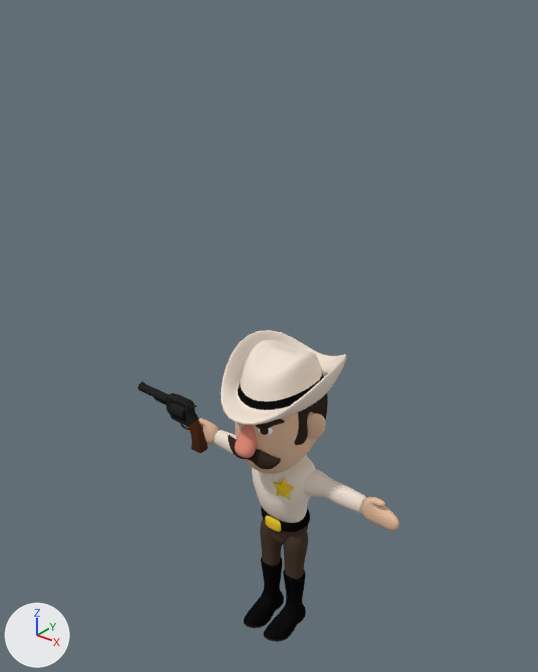
Two versions of the Blender file projectdocs/gfx_wip/blender/sheriff_02.blend, one commit apart.
Rendered twice from a 50 mm camera at (7.06, -9.18, 7.04) aimed at (-0.6, 0.4, 1.1). The lights are fixed; the arrows at lower left show +X, +Y and +Z.

In view in the first picture: 'Gun', 'Hat', 'Sheriff'.
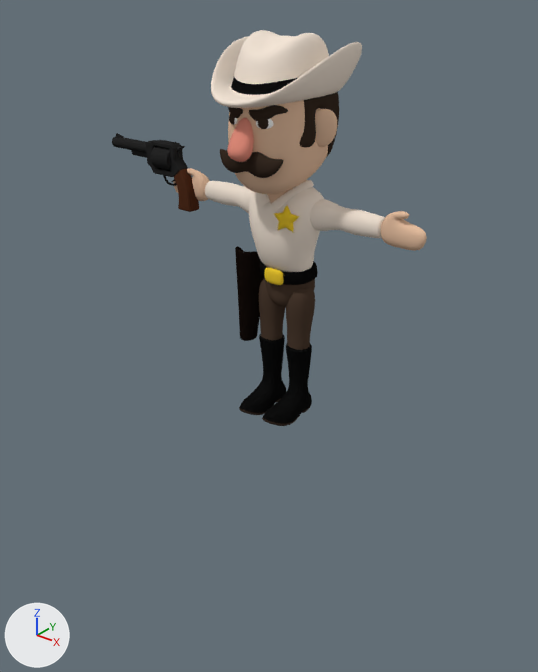
What differs and where, as boxes [x1, y1, x2, y2] in the pictures (538 x 672 px):
'Sheriff', moved
    before: [187, 375, 399, 642]
    after: [173, 92, 427, 426]
'Hat', moved
    before: [221, 330, 346, 425]
    after: [211, 30, 362, 108]
'Gun', moved, rescaled (24% wider, 10% taller)
    before: [138, 381, 208, 453]
    after: [112, 133, 199, 212]
'Holster', added (black)
    after: [235, 246, 264, 341]

Diff of the bpy script that builds the scene:
```diff
--- a/projectdocs/gfx_wip/blender/sheriff_02.blend.py
+++ b/projectdocs/gfx_wip/blender/sheriff_02.blend.py
@@ mat_material_000 @@
+mat_material_000 = diffuse_material('Material.000')
+mat_material_000.base_color = (0.00808, 0.00478, 0.00365)  # black #160f0c
@@ me_holster @@
+me_holster.from_pydata(...)  # 34 vertices, 27 faces; spans x -0.5..0.5, y -1.37..2.06, z -1.21..0.59
+me_holster.polygons.foreach_set('use_smooth', [True] * 27)
+me_holster.materials.append(mat_material_000)  # black #160f0c
@@ ob_hat @@
 ob_hat = bpy.data.objects.new('Hat', me_hat)
-ob_hat.location = (0.0, 0.0, 0.68)
+ob_hat.location = (0.0, 0.0, 5.79)
 _m = ob_hat.modifiers.new('Subsurf', 'SUBSURF')
@@ ob_sheriff @@
 ob_sheriff = bpy.data.objects.new('Sheriff', me_sheriff)
-ob_sheriff.location = (0.01, -0.04, -1.39)
+ob_sheriff.location = (0.01, -0.04, 3.72)
 _m = ob_sheriff.modifiers.new('Subsurf', 'SUBSURF')
@@ ob_gun @@
 ob_gun = bpy.data.objects.new('Gun', me_gun)
-ob_gun.location = (-2.51, -0.05, -1.09)
+ob_gun.location = (-2.55, -0.03, 4.03)
 ob_gun.rotation_euler = (0.0, 0.0, -1.571)  # degrees (0, 0, -90)
-ob_gun.scale = (0.459, 0.459, 0.459)
+ob_gun.scale = (0.5, 0.5, 0.5)
 _m = ob_gun.modifiers.new('Subsurf', 'SUBSURF')
@@ ob_holster @@
+ob_holster = bpy.data.objects.new('Holster', me_holster)
+ob_holster.location = (-0.68, 0.0, 1.9)
+ob_holster.rotation_euler = (1.571, 0.0, 0.0)  # degrees (90, 0, 0)
+ob_holster.scale = (0.5, 0.5, 0.5)
+_m = ob_holster.modifiers.new('Solidify', 'SOLIDIFY')
+_m.thickness = -0.0954
+_m.use_even_offset = True
+_m.nonmanifold_thickness_mode = 'FIXED'
+_m.nonmanifold_merge_threshold = 0.0003
+_m = ob_holster.modifiers.new('Subsurf', 'SUBSURF')
+_m.levels = 2
```
